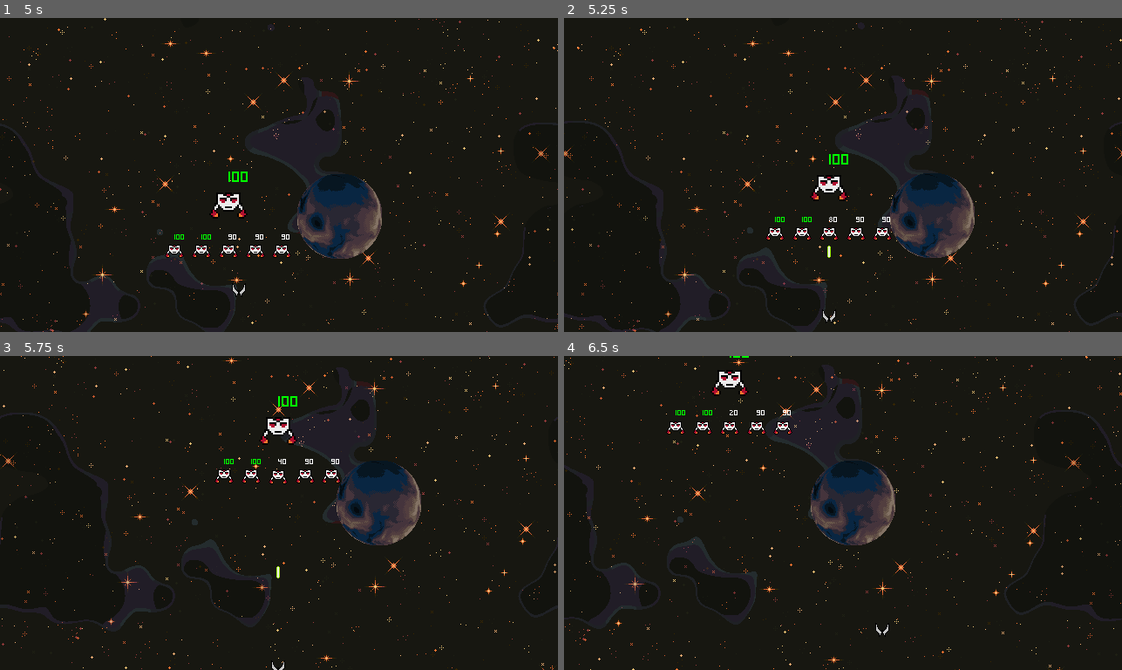
Above: before the commit, frames 1-4 (two rows, left to right).
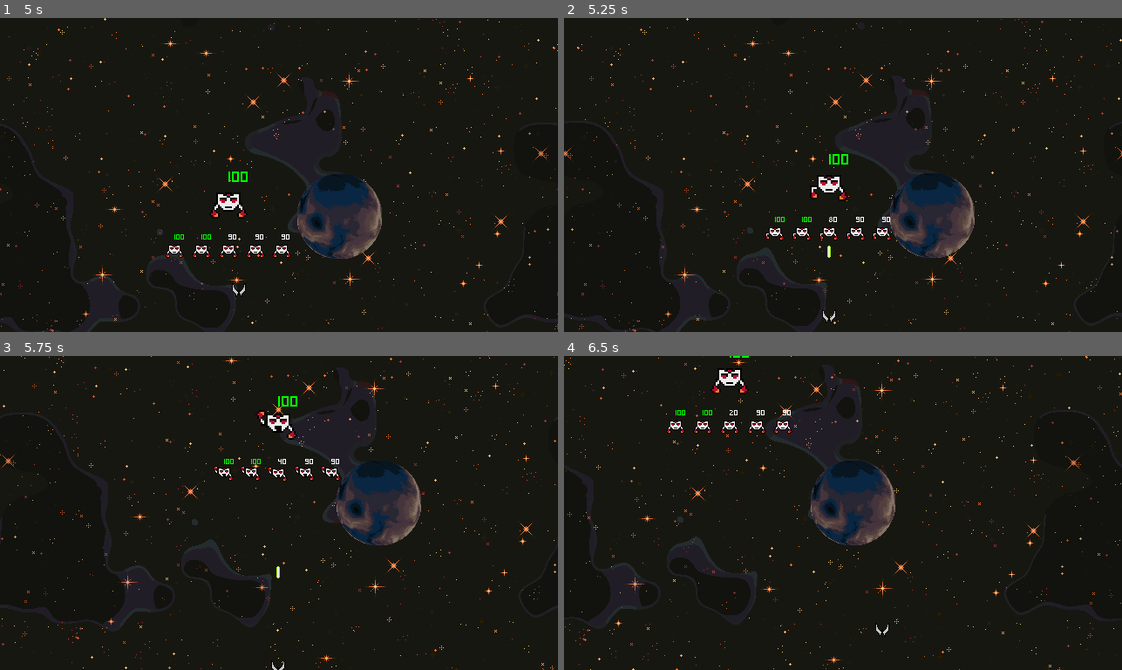
Above: after the commit, the same moments.

Repository: MuDotGen/pixel-shmup
Game: Godot game, scene res://scenes/debug/test_level.tscn
Same seed, same stepped clock (60 frames per second), same inputs: the game is played once before the commit and once after it.
Inputs:
- Up to frame 1 (5 s): hold Right (player_move_right) 0.53-1.28 s; hold Z (player_weapon_primary) 0.53-1.28 s; hold Down (player_move_down) 1.28-2.03 s; tap Z (player_weapon_primary) at 1.35, 2.85, 4.35 s; hold Right (player_move_right) 2.03-2.78 s; hold Z (player_weapon_primary) 2.03-2.78 s; hold Up (player_move_up) 2.78-3.53 s; hold Z (player_weapon_primary) 3.53-4.28 s; hold Left (player_move_left) from 3.53 s (still down)
- Up to frame 2 (5.25 s): release Left (player_move_left) at 5.03 s; hold Down (player_move_down) from 5.03 s (still down); hold Z (player_weapon_primary) from 5.03 s (still down)
- Up to frame 3 (5.75 s): keep holding Down (player_move_down); keep holding Z (player_weapon_primary)
- Up to frame 4 (6.5 s): release Down (player_move_down) at 5.78 s; release Z (player_weapon_primary) at 5.78 s; hold Right (player_move_right) from 5.78 s (still down); tap Z (player_weapon_primary) at 5.85 s

Frame 1 is identical in both runs. In frame 2, less than 0.1% of the frame differs, in the area x 36-57%, y 53-71%; in frame 3, 0.6%, in the area x 38-61%, y 17-41%; in frame 4, 0.4%.

Commit message:
Add attack animation to game

Diff:
--- a/shmup/scenes/backgrounds/scripts/parallax_background.gd
+++ b/shmup/scenes/backgrounds/scripts/parallax_background.gd
@@ -29,5 +29,3 @@
 func _multiply_scroll_speeds() -> void:
 	for i in range(_parallax_layers.size()):
 		_parallax_layers[i].autoscroll = _base_scroll_velocities[i] * scroll_speed_multiplier
-
-# Test 2
--- a/shmup/scenes/enemies/enemy1.tscn
+++ b/shmup/scenes/enemies/enemy1.tscn
@@ -110,7 +110,7 @@
 "duration": 5.0,
 "texture": SubResource("AtlasTexture_i64nl")
 }],
-"loop": true,
+"loop": false,
 "name": &"attack1",
 "speed": 12.0
 }, {
@@ -182,9 +182,8 @@
 
 [node name="EnemySprite" type="AnimatedSprite2D" parent="."]
 sprite_frames = SubResource("SpriteFrames_ia13y")
-animation = &"idle"
+animation = &"attack1"
 autoplay = "idle"
-frame_progress = 0.12779
 
 [node name="DeathAnimation" type="AnimatedSprite2D" parent="."]
 visible = false
--- a/shmup/scenes/enemies/scripts/enemy.gd
+++ b/shmup/scenes/enemies/scripts/enemy.gd
@@ -47,6 +47,14 @@
 			_hp_label.set("theme_override_colors/font_color", Color(1, 1, 1)) # Sets the color of the label to white when the hp is between 0 and max
 	)
 
+	# Set a timer to loop and attack
+	var attack_timer: Timer = Timer.new()
+	add_child(attack_timer)
+	attack_timer.set_wait_time(5)
+	attack_timer.set_one_shot(false)
+	attack_timer.timeout.connect(_attack)
+	attack_timer.start()
+
 func _process(_delta: float) -> void:
 	pass
 
@@ -54,6 +62,13 @@
 	if area.is_in_group("Projectiles"):
 			area.queue_free()
 			_take_damage(10)
+
+func _attack() -> void:
+	_enemy_sprite.play("attack1")
+	_enemy_sprite.animation_finished.connect(func() -> void:
+		_enemy_sprite.play("idle")
+	)
+	pass
 
 func _take_damage(damage_amount: int) -> void:
 	_damageable.take_damage(damage_amount)
